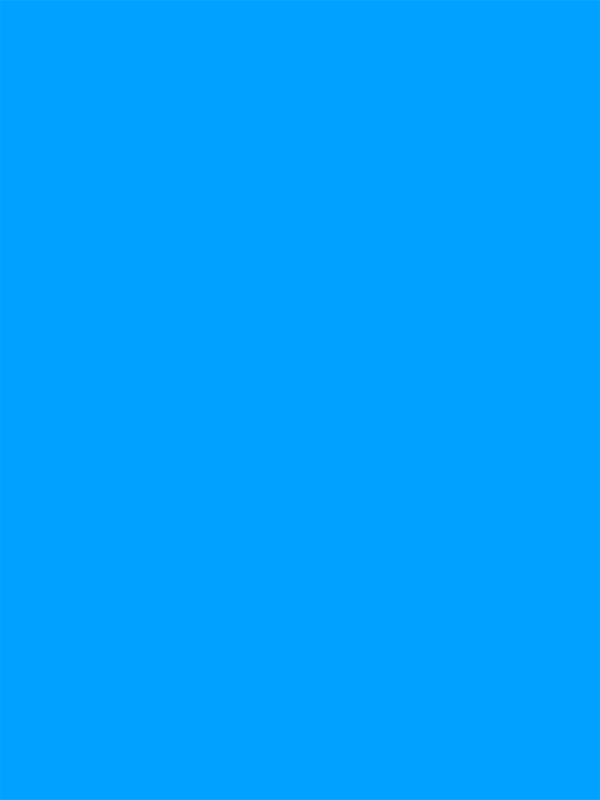
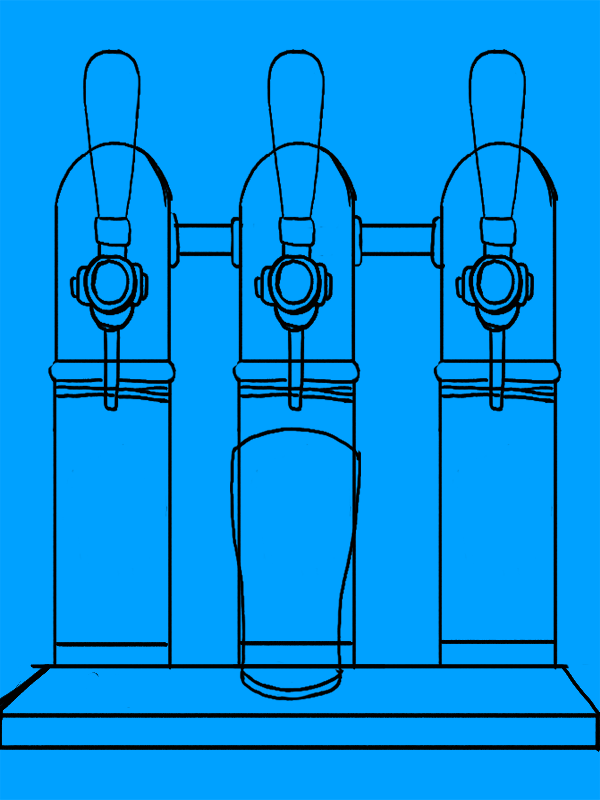
Comparing the layer stacks of the two w=600, h=800 images. Changes:
added layer "Calque 7" above "Calque 6" over bbox(0, 212, 600, 752)
added layer "Calque 6" above "Calque 5" over bbox(230, 427, 361, 701)
added layer "Calque 4 copie" above "Calque 4 copie 2" over bbox(56, 49, 590, 708)
added layer "Calque 4 copie 2" above "Calque 4" over bbox(30, 49, 385, 670)
added layer "Calque 4" above "Calque 3" over bbox(32, 49, 569, 670)
